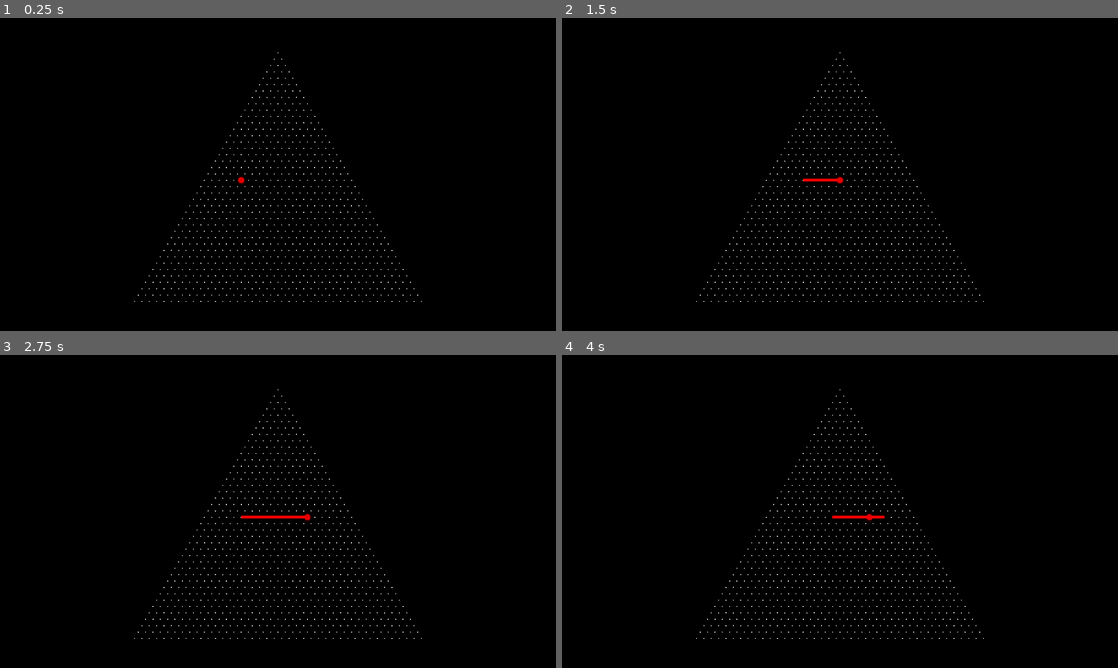
Above: before the commit, frames 1-4 (two rows, left to right).
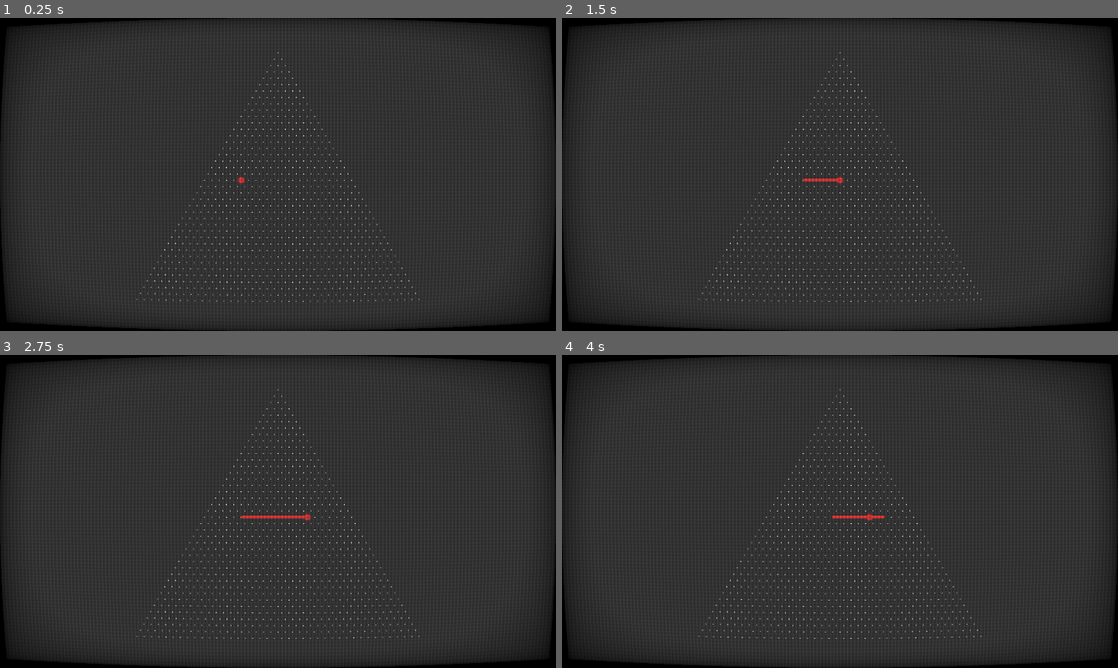
Above: after the commit, the same moments.

Repository: notapixelstudio/kaleidosnake
Game: Godot game, scene res://World.tscn
Two runs of this game, one before a commit and one after it. Both use one fixed random seed, a clock stepped at 60 frames per second and the inputs below.
Inputs:
- Up to frame 1 (0.25 s): no input
- Up to frame 2 (1.5 s): tap Enter at 0.5 s; hold Right (ui_right) 0.53-1.28 s; tap Space at 1.25 s; hold Down (ui_down) from 1.28 s (still down)
- Up to frame 3 (2.75 s): tap Enter at 2 s; release Down (ui_down) at 2.03 s; hold Right (ui_right) from 2.03 s (still down)
- Up to frame 4 (4 s): tap Space at 2.75 s; release Right (ui_right) at 2.78 s; hold Up (ui_up) 2.78-3.53 s; tap Enter at 3.5 s; hold Left (ui_left) from 3.53 s (still down)

The runs differ from the first frame. In frame 1, 96% of the frame differs, in the area x 0-100%, y 0-100%; in frame 2, 96%; in frame 3, 96%; in frame 4, 96%.

Commit message:
Applying CRT shader for a retro style

Diff:
--- a/World.tscn
+++ b/World.tscn
@@ -1,7 +1,24 @@
-[gd_scene load_steps=3 format=2]
+[gd_scene load_steps=5 format=2]
 
 [ext_resource path="res://World.gd" type="Script" id=1]
 [ext_resource path="res://Snake.tscn" type="PackedScene" id=2]
+[ext_resource path="res://assets/shaders/crt.shader" type="Shader" id=3]
+
+[sub_resource type="ShaderMaterial" id=1]
+shader = ExtResource( 3 )
+shader_param/boost = 1.2
+shader_param/grille_opacity = 0.85
+shader_param/scanlines_opacity = 0.95
+shader_param/vignette_opacity = 0.2
+shader_param/scanlines_speed = 1.0
+shader_param/show_grille = true
+shader_param/show_scanlines = true
+shader_param/show_vignette = true
+shader_param/show_curvature = true
+shader_param/screen_size = Vector2( 320, 180 )
+shader_param/aberration_amount = 0.0
+shader_param/move_aberration = false
+shader_param/aberration_speed = 1.0
 
 [node name="World" type="Node2D"]
 script = ExtResource( 1 )
@@ -16,3 +33,15 @@
 [node name="Timer" type="Timer" parent="."]
 wait_time = 0.3
 autostart = true
+
+[node name="CanvasLayer" type="CanvasLayer" parent="."]
+
+[node name="Background" type="ColorRect" parent="CanvasLayer"]
+modulate = Color( 1, 1, 1, 0.243137 )
+anchor_right = 1.0
+anchor_bottom = 1.0
+
+[node name="CRT" type="ColorRect" parent="CanvasLayer"]
+material = SubResource( 1 )
+anchor_right = 1.0
+anchor_bottom = 1.0
